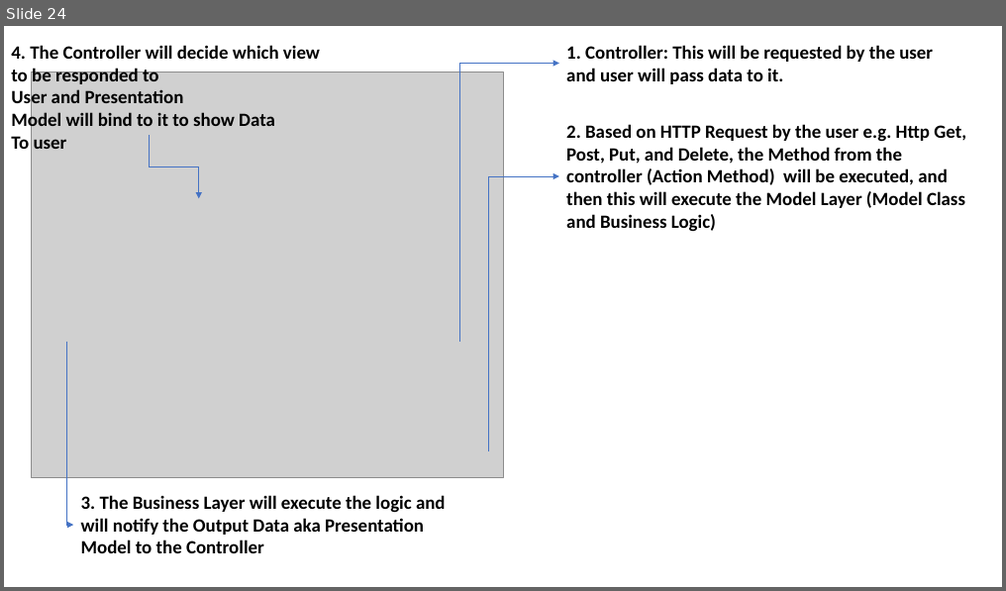
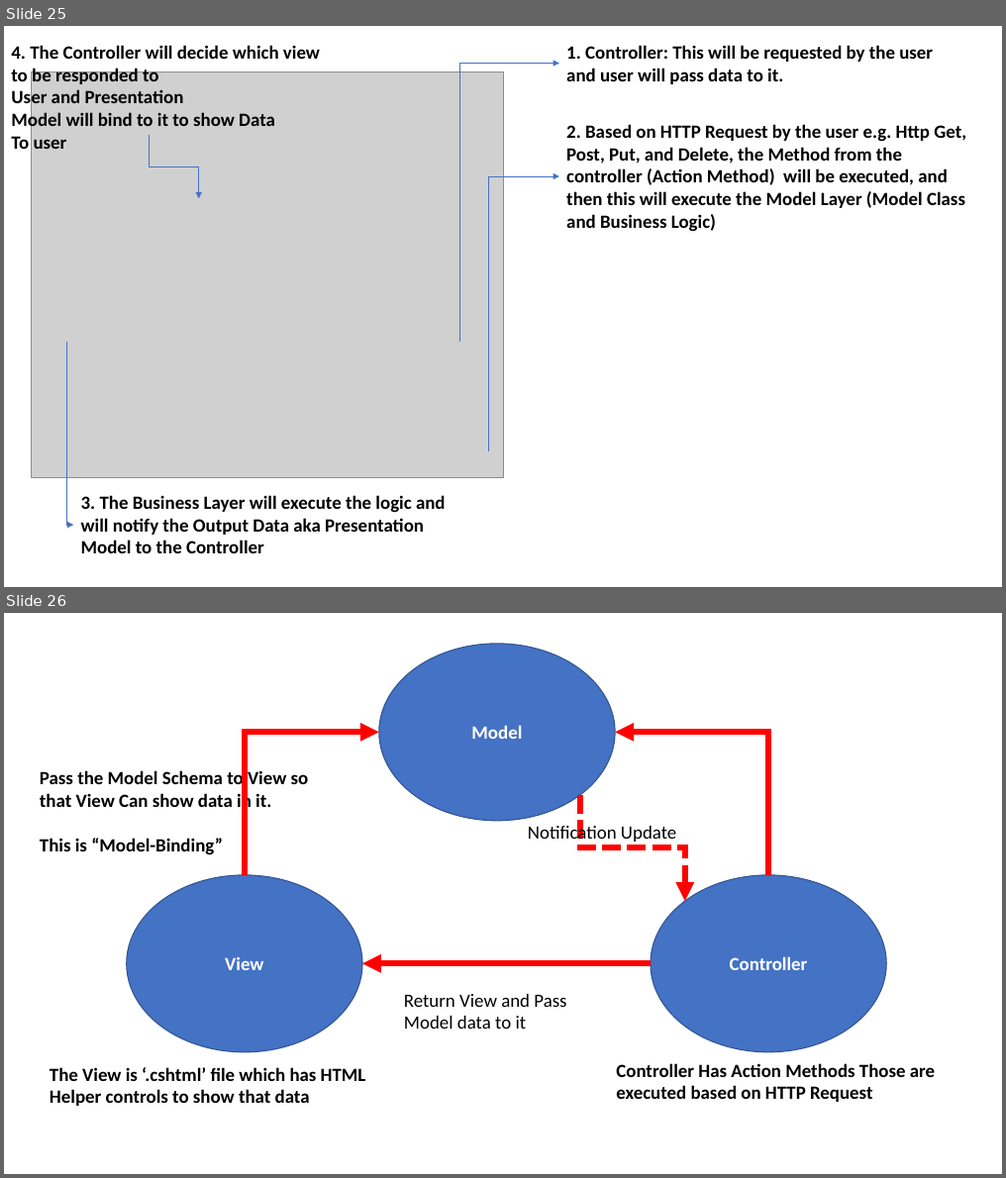
Before and after one commit to maheshsabnis/SimSept2002, a slide deck: Training_Images.pptx. Shown one above the other, each under a label of ours: slide 24 before the commit, slides 25 and 26 after it. The pictures are 1006x591 and 1006x1178 pixels, drawn with LibreOffice and Linux fonts; fonts in the diff are those of the drawing; grey boxes stand for pictures. Boxes give left, top, right and bottom in pixels: in the first picture for what was removed or moved away, otherwise in the second. Text is boxed around its words. In the diff, an @@ line names an element or a change of style, - is before the commit and + after.

```diff
--- a/Training_Images.pptx
+++ b/Training_Images.pptx
@@ slide 26 added at bbox=[4, 613, 1002, 1174], background #FFFFFF @@
@@ ellipse added at bbox=[379, 644, 615, 821], fill #4472C4, outline #325491 1 pt, 18 pt, text #FFFFFF, bold @@
+Model
@@ elbow arrow added from (245, 875) to (379, 732), #FF0000 6 pt @@
@@ elbow arrow added from (768, 875) to (615, 732), #FF0000 6 pt @@
@@ text added at bbox=[40, 768, 309, 856], 18 pt, text #000000, bold @@
+Pass the Model Schema to View so that View Can show data in it.
+This is “Model-Binding”
@@ elbow arrow added from (580, 795) to (685, 901), #FF0000 6 pt dashed @@
@@ text added at bbox=[528, 824, 676, 842], 18 pt, text #000000 @@
+Notification Update
@@ ellipse added at bbox=[127, 875, 362, 1053], fill #4472C4, outline #325491 1 pt, 18 pt, text #FFFFFF, bold @@
+View
@@ ellipse added at bbox=[650, 875, 887, 1053], fill #4472C4, outline #325491 1 pt, 18 pt, text #FFFFFF, bold @@
+Controller
@@ arrow added from (650, 964) to (362, 964), #FF0000 6 pt @@
@@ text added at bbox=[404, 994, 566, 1029], 18 pt, text #000000 @@
+Return View and Pass Model data to it
@@ text added at bbox=[50, 1067, 366, 1106], 18 pt, text #000000, bold @@
+The View is ‘.cshtml’ file which has HTML Helper controls to show that data
@@ text added at bbox=[616, 1063, 935, 1102], 18 pt, text #000000, bold @@
+Controller Has Action Methods Those are executed based on HTTP Request
@@ what was slide 24 is now slide 25 @@
```
Also in this commit, not shown: 2 other slides added, 12 other files.
